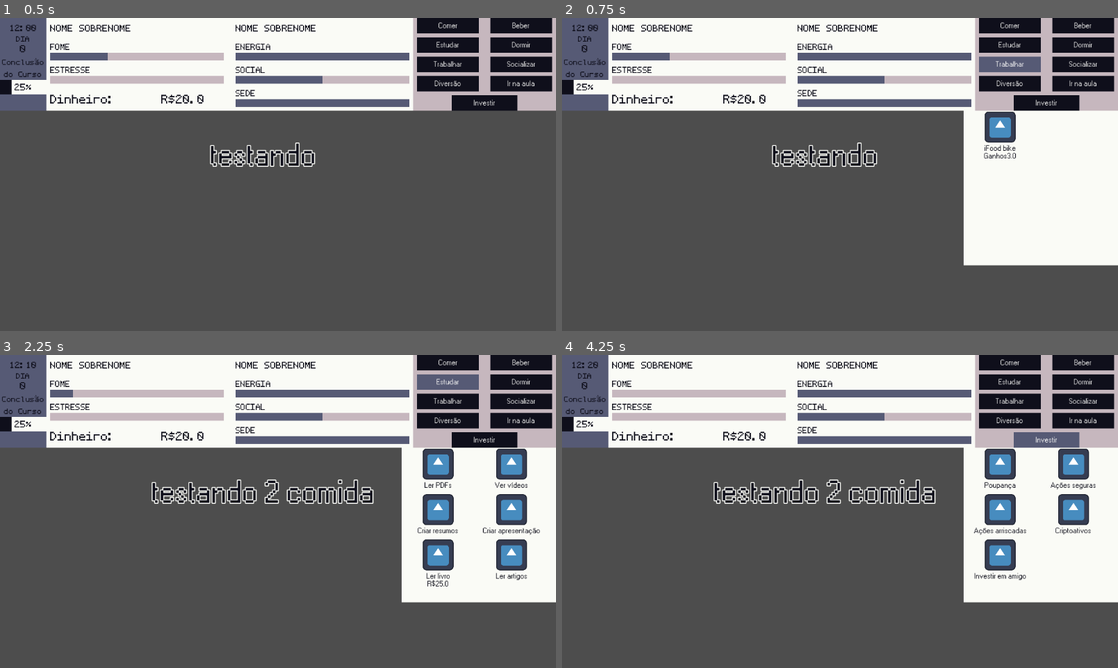
Above: before the commit, frames 1-4 (two rows, left to right).
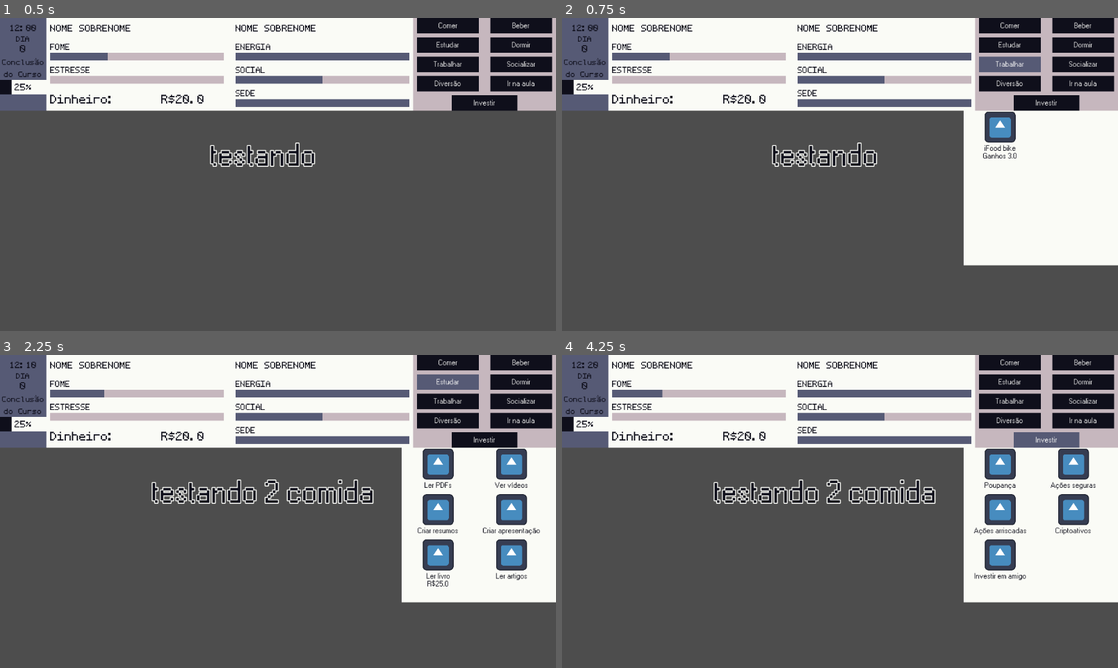
Above: after the commit, the same moments.

Repository: renantomazini-ufpb/octo-happiness
Game: Godot game, scene res://cenas/gui/status.tscn
The game is run twice, just before and just after one commit, with the same random seed, the same clock (stepped at 60 frames per second) and the same inputs. The project has no main scene, so this scene is started directly.
Inputs:
- Up to frame 1 (0.5 s): no input
- Up to frame 2 (0.75 s): click "Trabalhar" at 0.5 s
- Up to frame 3 (2.25 s): click "Comer" at 1.25 s; click "Estudar" at 2 s
- Up to frame 4 (4.25 s): click "Diversão" at 2.75 s; click "Investir" at 3.5 s

Frame 1 is identical in both runs. In frame 2, less than 0.1% of the frame differs, in the area x 75-82%, y 43-45%; in frame 3, 0.1%; in frame 4, 0.2%, in the area x 9-19%, y 11-14%.

Commit message:
adicionando funcoes e itens

Diff:
--- a/cenas/gui/status.gd
+++ b/cenas/gui/status.gd
@@ -40,7 +40,7 @@
 
 func add_energia(valor):
 	energiav = energiav + valor
-	$fome.set_perc(energiav)
+	$energia.set_perc(energiav)
 
 func add_social(valor):
 	socialv = socialv + valor
@@ -60,7 +60,8 @@
 	$curso.text = curso_nome
 
 func add_money(valor):
-	$Money.set_din(valor)
+	money += valor
+	$Money.set_din(money)
 
 
 
@@ -74,23 +75,25 @@
 	print("contou")
 	minutos += 10
 	controle_horario(minutos)
-	add_fome(-20)
+	add_fome(-2)
 	#$estresse.set_perc($estresse.get_perc() + 1.5)
 	#$Money.set_din(($Money.get_din()).to_float() + 1.12)
 	#$Timer.play()
 
 func controle_horario(minutos_):
-	var hora = minutos/60
+	var hora = int(minutos/60)
 	var minute = minutos%60
 	if minutos >= 1440:
 		minutos = 0
 		dia = dia + 1
 		$dia.text = str(dia)
-	if minute == 0:
-		minute = "00"
-	var strhor = str(hora) + ":" + str(minute)
+	var str_min = str(minute).pad_zeros(2)
+	var strhor = str(hora) + ":" + str_min
+	#var strhor = str(hora) + ":" + str(minute)
 	$hora_label.text = strhor
 	print(strhor)
+
+var minute = minutos % 60
 
 
 
@@ -152,9 +155,34 @@
 func _on_item_list_item_selected(index: int) -> void:
 	var item = $ItemList.get_item_metadata(index)
 	print(item)
+	if item.has("fome"):
+		add_fome(item["fome"])
+	if item.has("sede"):
+		add_sede(item["sede"])
+	if item.has("energia"):
+		add_energia(item["energia"])
+	if item.has("estresse"):
+		add_estresse(item["estresse"])
+	if item.has("social"):
+		add_social(item["social"])
+	if item.has("preco"):
+		add_money(-item["preco"])
+	if item.has("salario"):
+		add_money(item["salario"])
+	if item.has("salario_mult"):
+		add_money(estudo_level * item["salario_mult"])
+	if item.has("estudo"):
+		estudo_level += item["estudo"]
+	if item.has("tempo"):
+		minutos += item["tempo"]
+		controle_horario(minutos)
+	if item.has("bonus"):
+		var ganho = (estudo_level / 4.0) * item["bonus"]
+		curso += ganho
 	$ItemList.clear()
 	$ItemList.set_visible(false)
 	menu_aberto = ""
+	normaliza()
 
 
 func _on_button_estudar_pressed() -> void:
@@ -193,7 +221,7 @@
 				continue
 			var texto = item["nome"]
 			if item.has("salario"):
-				texto += "\nGanhos" + str(item["salario"])
+				texto += "\nGanhos " + str(item["salario"])
 			elif item.has("salario_mult"):
 				texto += "\n$ variável"
 			var index = $ItemList.add_item(
@@ -247,3 +275,12 @@
 		carregar_lista(itens.aula)
 		$ItemList.set_visible(true)
 		menu_aberto = "aula"
+
+
+
+func normaliza():
+	fomev = clamp(fomev, 0, 100)
+	sedev = clamp(sedev, 0, 100)
+	estressev = clamp(estressev, 0, 100)
+	energiav = clamp(energiav, 0, 100)
+	socialv = clamp(socialv, 0, 100)
